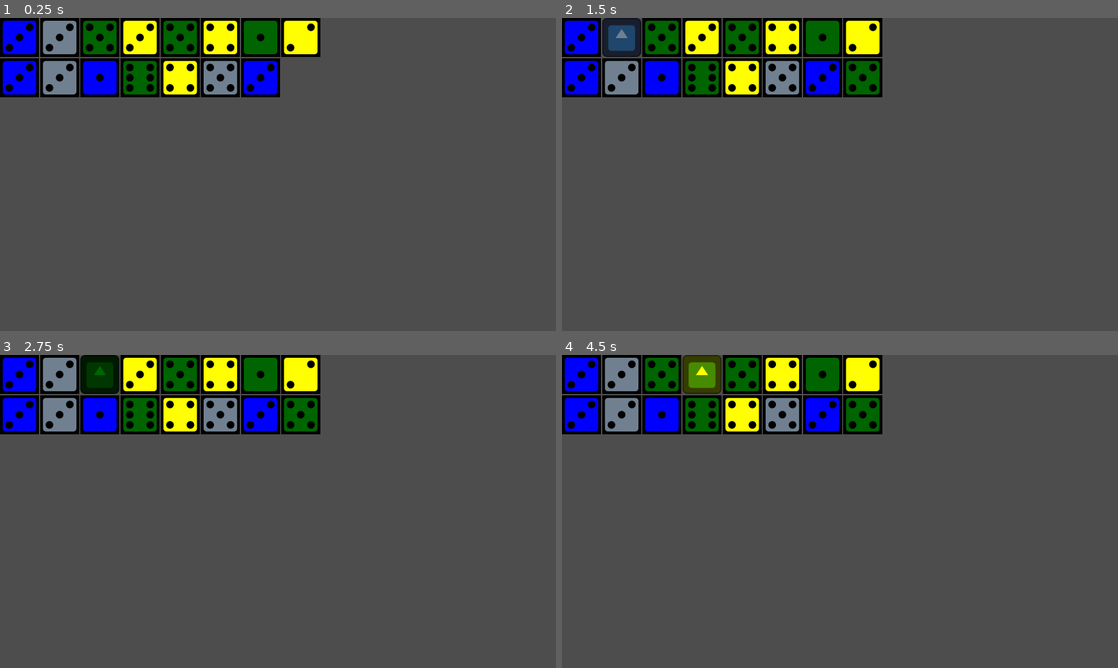
Above: before the commit, frames 1-4 (two rows, left to right).
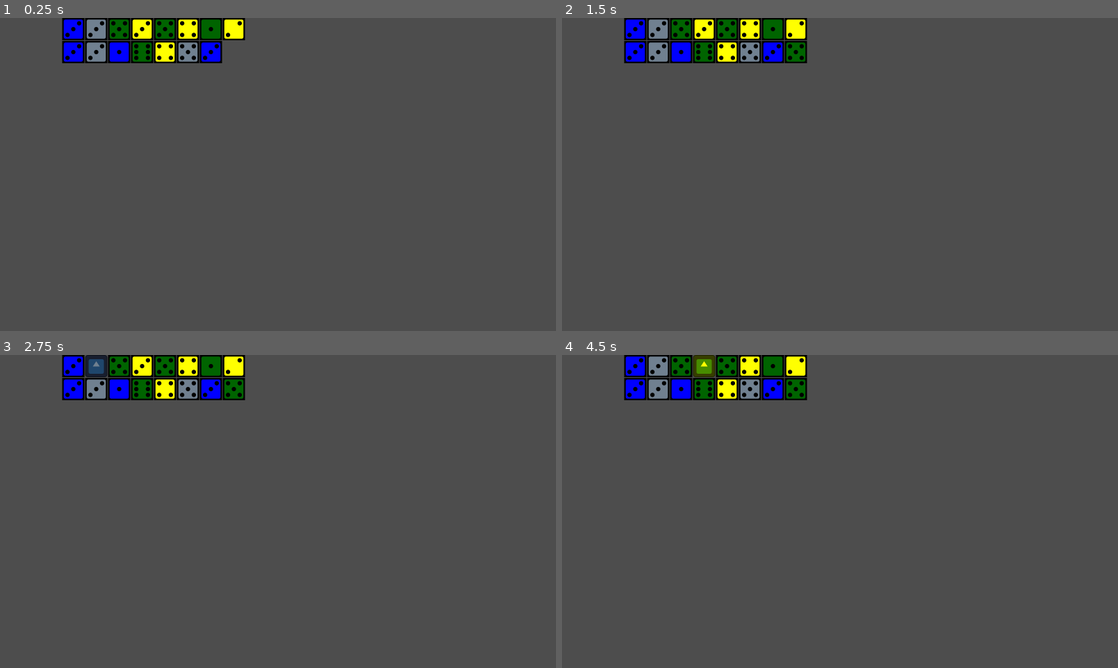
Above: after the commit, the same moments.

Repository: ninjacreeper47/Meriam-s-Trial
Game: Godot game, scene res://main.tscn
Two runs of this game, one before a commit and one after it. Both use one fixed random seed, a clock stepped at 60 frames per second and the inputs below. The engine's default icon, where the game draws it, is replaced by a stand-in: a white triangle on a blue panel in a dark square.
Inputs (mouse positions are in pixels of both pictures, inside the frame that each line leads up to; where the layout moved, square brackets give the same spot in the first picture):
- Up to frame 1 (0.25 s): no input
- Up to frame 2 (1.5 s): click (634, 30) [584, 36] at 0.5 s; click (623, 36) at 1.27 s
- Up to frame 3 (2.75 s): click (94, 367) at 2.02 s
- Up to frame 4 (4.5 s): click (662, 373) at 2.77 s; click (678, 367) at 3.52 s; click (701, 373) at 4.27 s

The runs differ from the first frame. In frame 1, 13% of the frame differs, in the area x 0-58%, y 0-26%; in frame 2, 14%; in frame 3, 14%; in frame 4, 14%.

Commit message:
5ExperimentLayout

Diff:
--- a/alchemy.gd
+++ b/alchemy.gd
@@ -19,6 +19,12 @@
 		selected_experiment = experiment_nodes[1]
 	if Input.is_action_just_pressed("SelectEx2"):
 		selected_experiment = experiment_nodes[2]
+	if Input.is_action_just_pressed("SelectEx3"):
+		selected_experiment = experiment_nodes[3]
+	if Input.is_action_just_pressed("SelectEx4"):
+		selected_experiment = experiment_nodes[4]
+	if Input.is_action_just_pressed("SelectEx5"):
+		selected_experiment = experiment_nodes[5]
 
 func _check_meta():
 	if active_experiments < 3:
--- a/experiment.tscn
+++ b/experiment.tscn
@@ -5,5 +5,6 @@
 [node name="Experiment" type="GridContainer" groups=["Experiments"]]
 offset_right = 656.0
 offset_bottom = 519.0
-columns = 5
+scale = Vector2(0.3, 0.3)
+columns = 6
 script = ExtResource("1_ubn6d")
--- a/main.tscn
+++ b/main.tscn
@@ -5,22 +5,50 @@
 
 [node name="Main" type="Node2D"]
 
-[node name="ResearchTableau" type="GridContainer" parent="."]
-offset_right = 1316.0
-offset_bottom = 131.0
-scale = Vector2(0.876, 0.876)
+[node name="Control" type="Control" parent="."]
+layout_mode = 3
+anchors_preset = 0
+offset_right = 1600.0
+offset_bottom = 896.0
+
+[node name="ResearchTableau" type="GridContainer" parent="Control"]
+layout_mode = 1
+anchors_preset = 5
+anchor_left = 0.5
+anchor_right = 0.5
+offset_left = -621.0
+offset_right = 801.0
+offset_bottom = 265.0
+grow_horizontal = 2
+scale = Vector2(0.5, 0.5)
 columns = 8
 script = ExtResource("1_k6xm6")
 exposed_count = 16
 
-[node name="Experiment" parent="." instance=ExtResource("2_ptu6t")]
-offset_left = 9.0
-offset_top = 360.0
-offset_right = 665.0
-offset_bottom = 879.0
+[node name="Experiment1" parent="." instance=ExtResource("2_ptu6t")]
+offset_top = 384.0
+offset_bottom = 903.0
 
 [node name="Experiment2" parent="." instance=ExtResource("2_ptu6t")]
-offset_left = 773.0
-offset_top = 357.0
-offset_right = 1429.0
-offset_bottom = 876.0
+offset_left = 320.0
+offset_top = 384.0
+offset_right = 976.0
+offset_bottom = 903.0
+
+[node name="Experiment3" parent="." instance=ExtResource("2_ptu6t")]
+offset_left = 640.0
+offset_top = 384.0
+offset_right = 1296.0
+offset_bottom = 903.0
+
+[node name="Experiment4" parent="." instance=ExtResource("2_ptu6t")]
+offset_left = 960.0
+offset_top = 384.0
+offset_right = 1616.0
+offset_bottom = 903.0
+
+[node name="Experiment5" parent="." instance=ExtResource("2_ptu6t")]
+offset_left = 1280.0
+offset_top = 384.0
+offset_right = 1936.0
+offset_bottom = 903.0
--- a/project.godot
+++ b/project.godot
@@ -23,6 +23,11 @@
 
 window/size/viewport_width=1600
 window/size/viewport_height=900
+window/size/mode=2
+
+[filesystem]
+
+import/blender/enabled=false
 
 [input]
 
@@ -41,6 +46,21 @@
 "events": [Object(InputEventKey,"resource_local_to_scene":false,"resource_name":"","device":-1,"window_id":0,"alt_pressed":false,"shift_pressed":false,"ctrl_pressed":false,"meta_pressed":false,"pressed":false,"keycode":0,"physical_keycode":96,"key_label":0,"unicode":96,"echo":false,"script":null)
 ]
 }
+SelectEx3={
+"deadzone": 0.5,
+"events": [Object(InputEventKey,"resource_local_to_scene":false,"resource_name":"","device":-1,"window_id":0,"alt_pressed":false,"shift_pressed":false,"ctrl_pressed":false,"meta_pressed":false,"pressed":false,"keycode":0,"physical_keycode":51,"key_label":0,"unicode":51,"echo":false,"script":null)
+]
+}
+SelectEx4={
+"deadzone": 0.5,
+"events": [Object(InputEventKey,"resource_local_to_scene":false,"resource_name":"","device":-1,"window_id":0,"alt_pressed":false,"shift_pressed":false,"ctrl_pressed":false,"meta_pressed":false,"pressed":false,"keycode":0,"physical_keycode":52,"key_label":0,"unicode":52,"echo":false,"script":null)
+]
+}
+SelectEx5={
+"deadzone": 0.5,
+"events": [Object(InputEventKey,"resource_local_to_scene":false,"resource_name":"","device":-1,"window_id":0,"alt_pressed":false,"shift_pressed":false,"ctrl_pressed":false,"meta_pressed":false,"pressed":false,"keycode":0,"physical_keycode":53,"key_label":0,"unicode":53,"echo":false,"script":null)
+]
+}
 
 [rendering]
 
